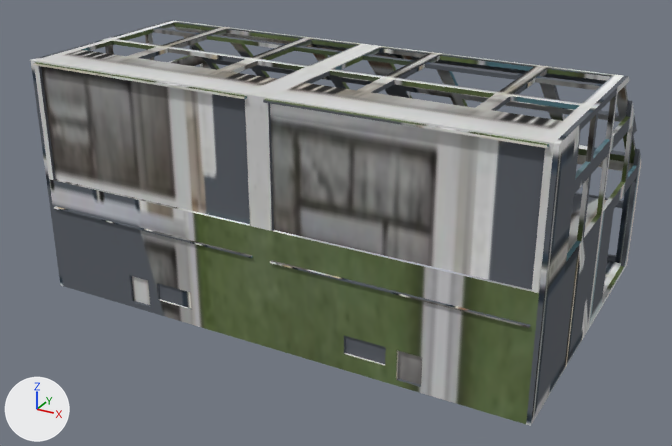
An edit to the glTF model game/assets/objects/lobby_cad.glb, drawn before and after from the same camera.
Rendered twice from a 50 mm lens placed at (20.9, -43.8, 22.7), pointed at (-0.1, -5.6, 3.5). The axes (+X, +Y, +Z) are drawn at lower left. The lights are the same throughout. The first picture is the older version. Vertices at exactly the same position are counted once.

The scene before the commit, as lines of its bpy script (objects in view):
```python
me_lobby = bpy.data.meshes.new('Lobby')
me_lobby.from_pydata(...)  # 830 vertices, 1790 faces; spans x -12.8..12.8, y -12.8..4.2, z 0.0..12.0
me_lobby.materials.append(mat_cad)  # picture img_image_0
ob_lobby = bpy.data.objects.new('Lobby', me_lobby)
ob_lobby.location = (0.0, 0.0, 0.0)
```
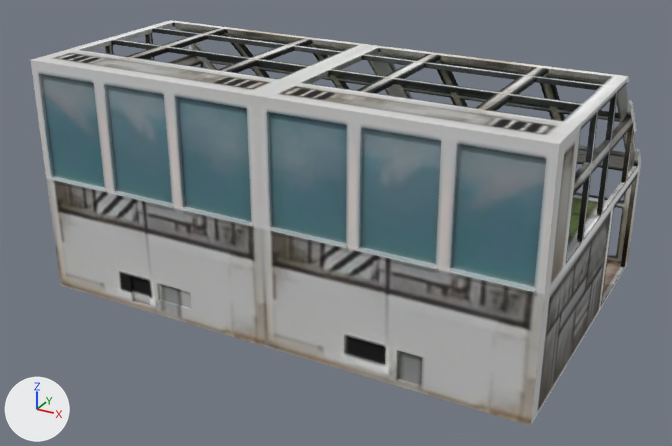
Diff of the bpy script that builds the scene:
```diff
--- a/game/assets/objects/lobby_cad.glb.py
+++ b/game/assets/objects/lobby_cad.glb.py
@@ me_lobby @@
 # used by ob_lobby; location = (0.0, 0.0, 0.0)
-me_lobby.from_pydata(...)  # 830 vertices, 1790 faces; spans x -12.8..12.8, y -12.8..4.2, z 0.0..12.0
+me_lobby.from_pydata(...)  # 879 vertices, 1884 faces; spans x -12.8..12.8, y -12.7..4.2, z 0.0..12.0
+# me_lobby part 1: the loose piece of 8 vertices spanning x -12.3..-0.5, y -12.7..-12.6, z 4.5..4.6 is scaled about its middle by (0.303, 1, 1), then moved by (-4.2, 0.0, 1.6)
+# me_lobby part 2: the loose piece of 8 vertices spanning x -12.4..-0.5, y -12.8..-12.6, z 11.8..11.9 is scaled about its middle by (0.301, 0.727, 0.8), then moved by (-0.2, 0.0, -5.8)
+# me_lobby part 3: the loose piece of 8 vertices spanning x 0.5..12.3, y -12.7..-12.6, z 4.5..4.6 is scaled about its middle by (0.329, 1, 1), then moved by (-8.8, 0.0, 1.6)
+# me_lobby part 4: the loose piece of 8 vertices spanning x 0.5..12.4, y -12.8..-12.6, z 11.8..11.9 is scaled about its middle by (0.327, 0.727, 0.8), then moved by (-4.1, 0.0, -5.8)
+# me_lobby part 5: the loose piece of 8 vertices spanning x 0.5..12.3, y -12.7..-12.6, z 4.5..4.6 is copied, and the copy is scaled about its middle by (0.303, 1, 1), then moved by (0.2, 0.0, 1.6); it spans x 4.8..8.4, y -12.7..-12.6, z 6.1..6.2
+# me_lobby part 6: the loose piece of 8 vertices spanning x 0.5..12.3, y -12.7..-12.6, z 4.5..4.6 is copied, and the copy is scaled about its middle by (0.303, 1, 1), then moved by (4.2, 0.0, 1.6); it spans x 8.8..12.4, y -12.7..-12.6, z 6.1..6.2
+# me_lobby part 7
+# 15 vertices are removed from x -12.3..12.3, y -12.6..-12.5, z 6.0..11.8
+# 31 faces are deleted
+# 2 vertices move from x 12.3, y -12.6..-12.5, z 11.8 to x 12.3, y -12.6..-12.5, z 11.4
+# 48 vertices are added at x -12.3..12.3, y -12.6..-12.5, z 6.2..11.4
+# 105 new faces join them
+# me_lobby part 8: 1719 kept faces spanning x -12.8..12.8, y -12.6..4.2, z 0.0..12.0 get new texture (UV) coordinates
 me_lobby.materials.append(mat_cad)
```

Where the change shows, as pixel boxes (x1, y1, x2, y2) in the pictures (672 x 446 px; the box of a moved part takes in the faces that stretch with it):
part 1 of me_lobby, moved or reshaped
    before: (54, 206, 253, 258)
    after: (49, 177, 106, 192)
part 2 of me_lobby, moved or reshaped
    before: (33, 62, 247, 99)
    after: (112, 191, 174, 208)
part 3 of me_lobby, moved or reshaped
    before: (270, 260, 530, 328)
    after: (180, 207, 253, 226)
part 4 of me_lobby, moved or reshaped
    before: (263, 99, 549, 148)
    after: (267, 227, 348, 248)
part 5 of me_lobby, added
    after: (356, 248, 437, 269)
part 6 of me_lobby, added
    after: (447, 269, 536, 292)
part 7 of me_lobby, built on
    both: (34, 59, 557, 293)
part 8 of me_lobby, surface changed
    both: (31, 20, 641, 426)
